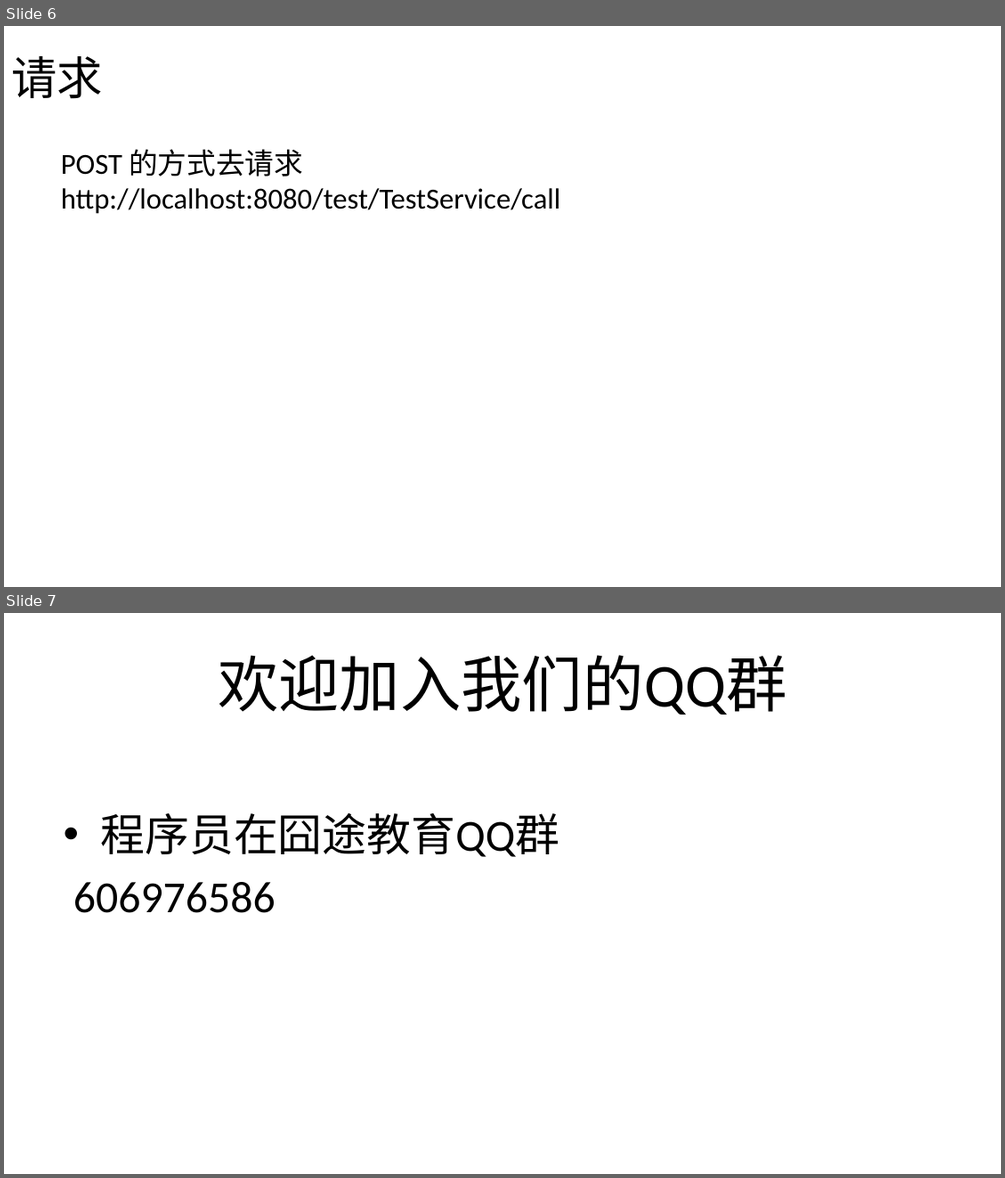
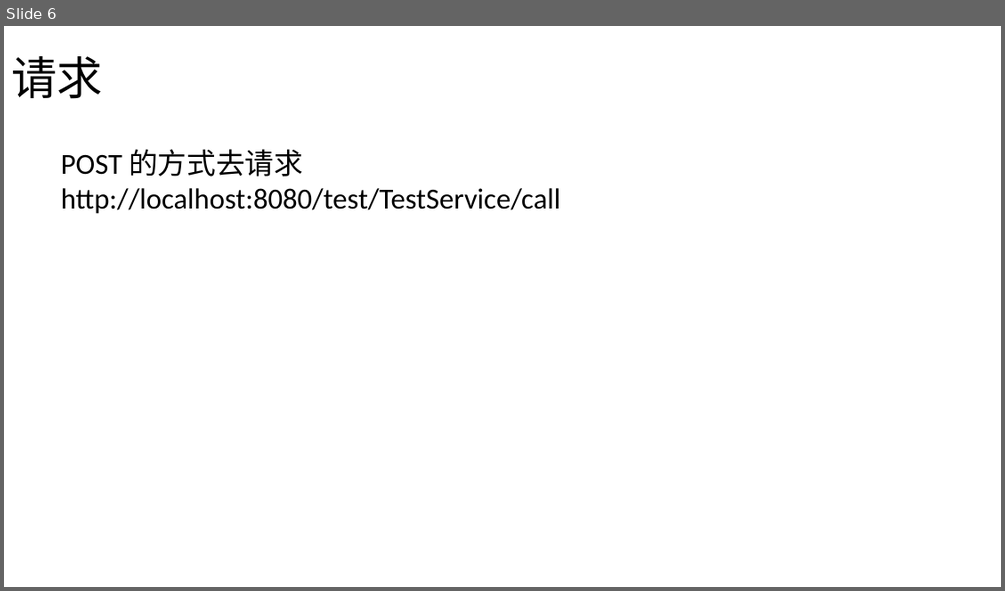
Before and after one commit to sunlongv520/go-micro-doc, a slide deck: 25使用Micro为我们的rpc服务创建http api网关/25.pptx. Shown one above the other, each under a label of ours: slides 6 and 7 before the commit, slide 6 after it. The pictures are 1005x1178 and 1005x591 pixels, drawn with LibreOffice and Linux fonts; fonts in the diff are those of the drawing. Boxes give left, top, right and bottom in pixels: in the first picture for what was removed or moved away, otherwise in the second. Text is boxed around its words. In the diff, an @@ line names an element or a change of style, - is before the commit and + after.

```diff
--- a/25使用Micro为我们的rpc服务创建http api网关/25.pptx
+++ b/25使用Micro为我们的rpc服务创建http api网关/25.pptx
@@ slide 7 removed at (4, 613, 1001, 1174), background #FFFFFF @@
@@ title removed at (218, 655, 787, 714) @@
-欢迎加入我们的QQ群
@@ text removed at (73, 813, 560, 913) @@
-• 程序员在囧途教育QQ群
-606976586
```
Also in this commit, not shown: 7 other files.
